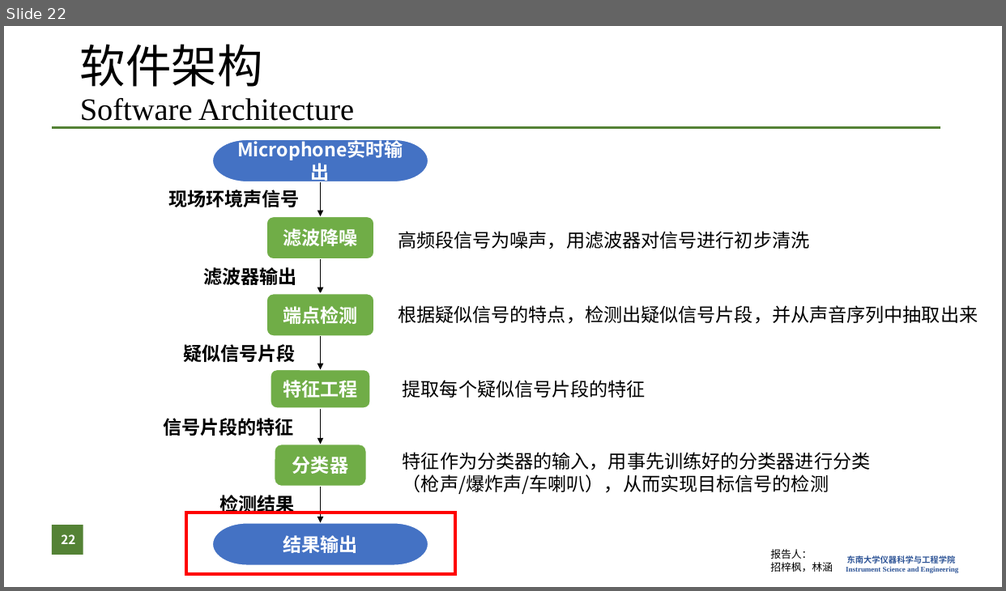
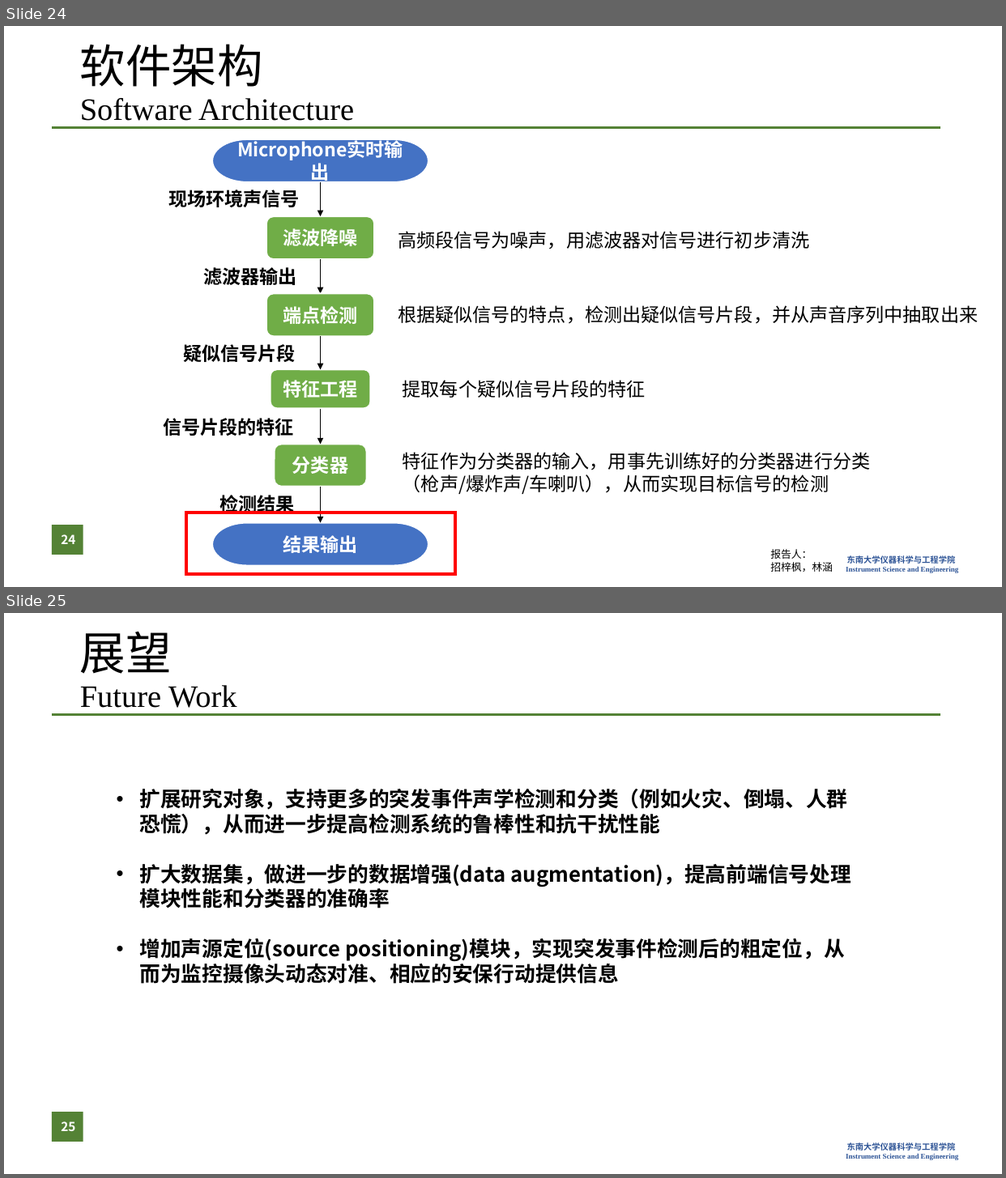
Before and after one commit to zzFon/Gun-Shot-Detection-and-Positioning_Matlab, a slide deck: Presentation.pptx. Shown one above the other, each under a label of ours: slide 22 before the commit, slides 24 and 25 after it. The pictures are 1006x591 and 1006x1178 pixels, drawn with LibreOffice and Linux fonts; fonts in the diff are those of the drawing; background and template pictures are left out. Boxes give left, top, right and bottom in pixels: in the first picture for what was removed or moved away, otherwise in the second. Text is boxed around its words. In the diff, an @@ line names an element or a change of style, - is before the commit and + after.

```diff
--- a/Presentation.pptx
+++ b/Presentation.pptx
@@ slide 25 added at [4,613,1002,1174], background #FFFFFF; not listed: 2 template elements that a slide beside it also shows @@
@@ title added at [80,631,237,708], 30 pt, text #000000 @@
+展望
+Future Work
@@ text added at [139,789,851,984], 20 pt, text #000000, bold @@
+• 扩展研究对象，支持更多的突发事件声学检测和分类（例如火灾、倒塌、人群恐慌），从而进一步提高检测系统的鲁棒性和抗干扰性能
+• 扩大数据集，做进一步的数据增强(data augmentation)，提高前端信号处理模块性能和分类器的准确率
+• 增加声源定位(source positioning)模块，实现突发事件检测后的粗定位，从而为监控摄像头动态对准、相应的安保行动提供信息
@@ page number added at [52,1112,83,1142], fill #548235, 12 pt, text #FFFFFF, bold @@
+25
@@ what was slide 22 is now slide 24 @@
@@ page number at [61,535,75,544]: text changed @@
-22
+24
```
Also in this commit, not shown: 2 slides changed, 3 other slides added, 2 slides removed, 14 other files.
